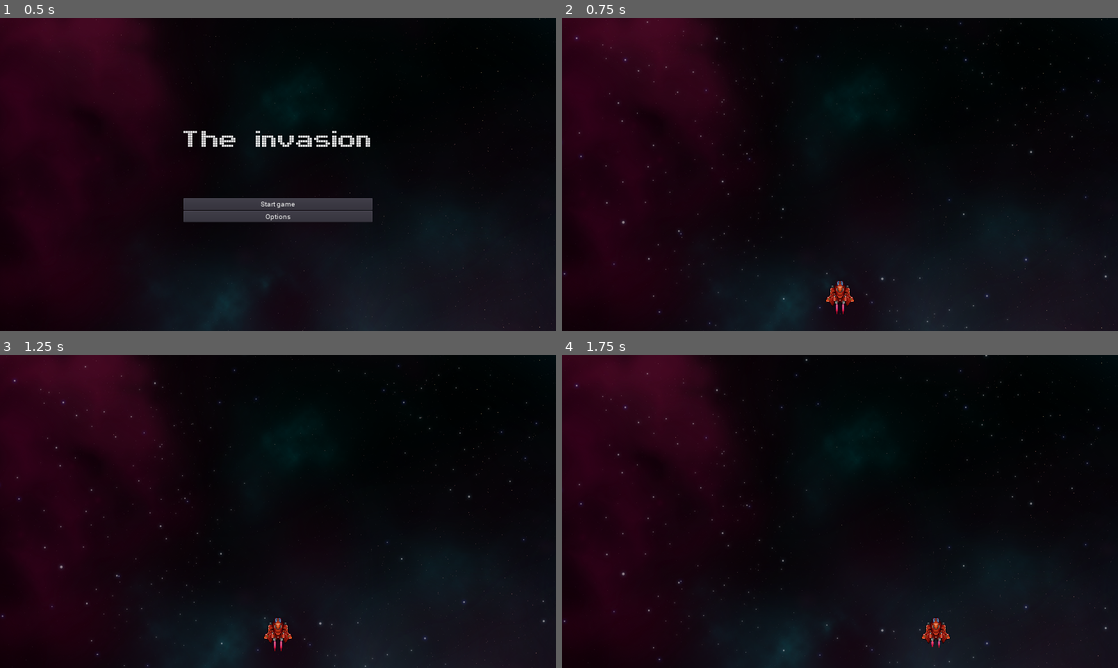
Above: before the commit, frames 1-4 (two rows, left to right).
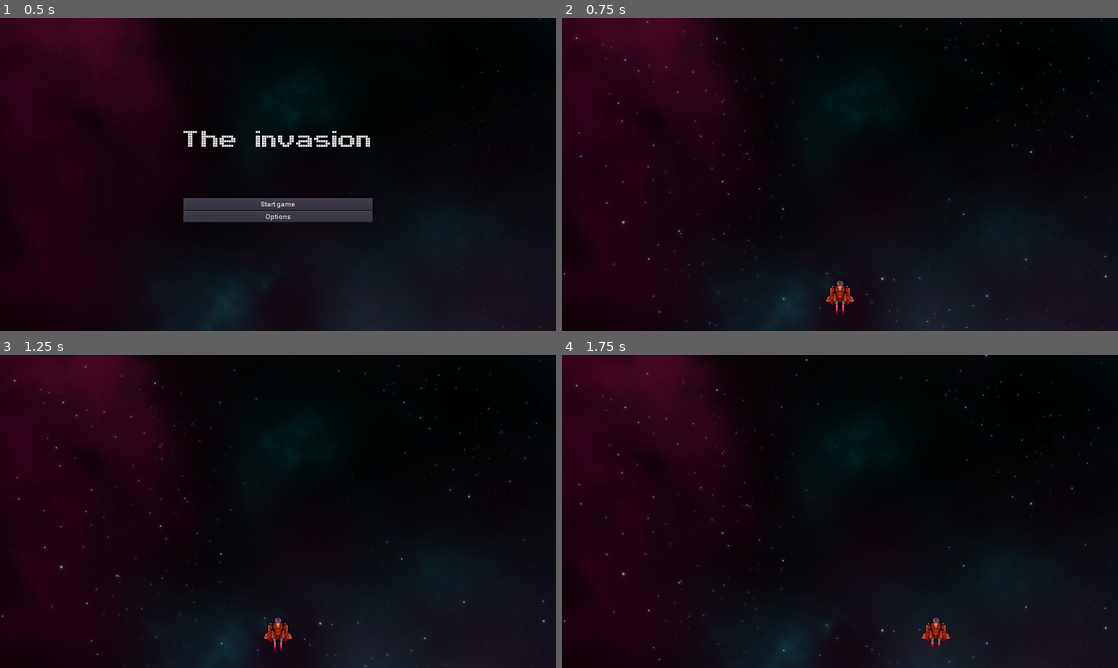
Above: after the commit, the same moments.

Repository: etse/2D-arcade-shooter
Game: Godot game, scene res://screens/MainMenu/MainMenu.tscn
The game is run twice, just before and just after one commit, with the same random seed, the same clock (stepped at 60 frames per second) and the same inputs.
Inputs:
- Up to frame 1 (0.5 s): no input
- Up to frame 2 (0.75 s): click "Start game" at 0.5 s
- Up to frame 3 (1.25 s): no input
- Up to frame 4 (1.75 s): hold Right (move_right) from 1.28 s (still down); hold Space (shoot) from 1.28 s (still down)

Frame 1 is identical in both runs. In frame 2, less than 0.1% of the frame differs, in the area x 47-53%, y 83-92%; in frame 3, less than 0.1%; in frame 4, less than 0.1%, in the area x 64-70%, y 83-92%.

Commit message:
rescaler bildene

Diff:
--- a/components/Player/Player.tscn
+++ b/components/Player/Player.tscn
@@ -28,7 +28,6 @@
 script = ExtResource( 1 )
 
 [node name="Ship_LVL_1" type="Sprite" parent="."]
-scale = Vector2( 0.1, 0.1 )
 texture = ExtResource( 2 )
 
 [node name="CollisionShape2D" type="CollisionShape2D" parent="."]
--- a/screens/MainMenu/MainMenu.tscn
+++ b/screens/MainMenu/MainMenu.tscn
@@ -19,7 +19,6 @@
 font_data = ExtResource( 3 )
 
 [node name="MainMenu" type="Control"]
-editor/display_folded = true
 anchor_right = 1.0
 anchor_bottom = 1.0
 theme = SubResource( 2 )
Binary file changed: assets/sprites/player/Ship_LVL_1.png
Binary file changed: assets/sprites/player/Ship_LVL_2.png
Binary file changed: assets/sprites/player/Ship_LVL_3.png
Binary file changed: assets/sprites/player/Ship_LVL_4.png
Binary file changed: assets/sprites/player/Ship_LVL_5.png
